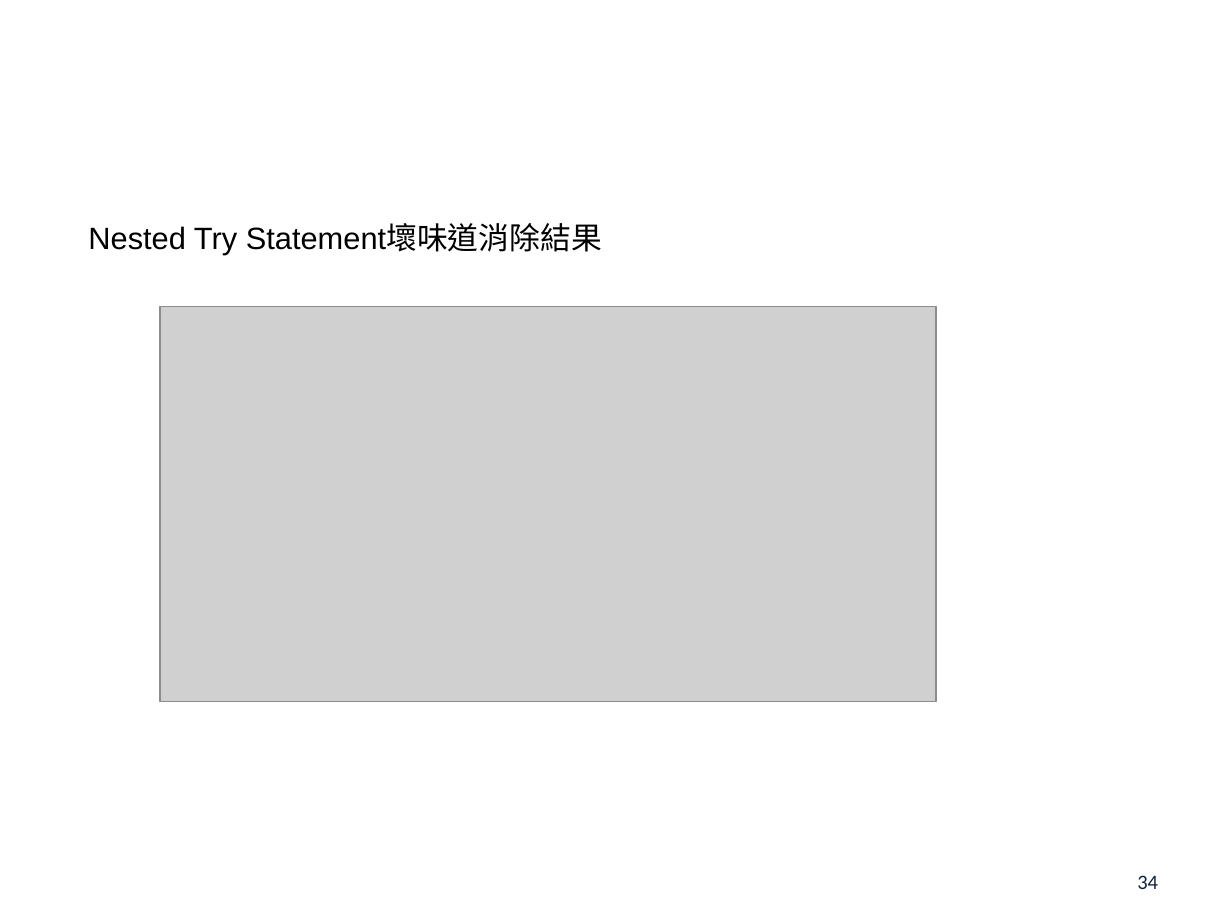
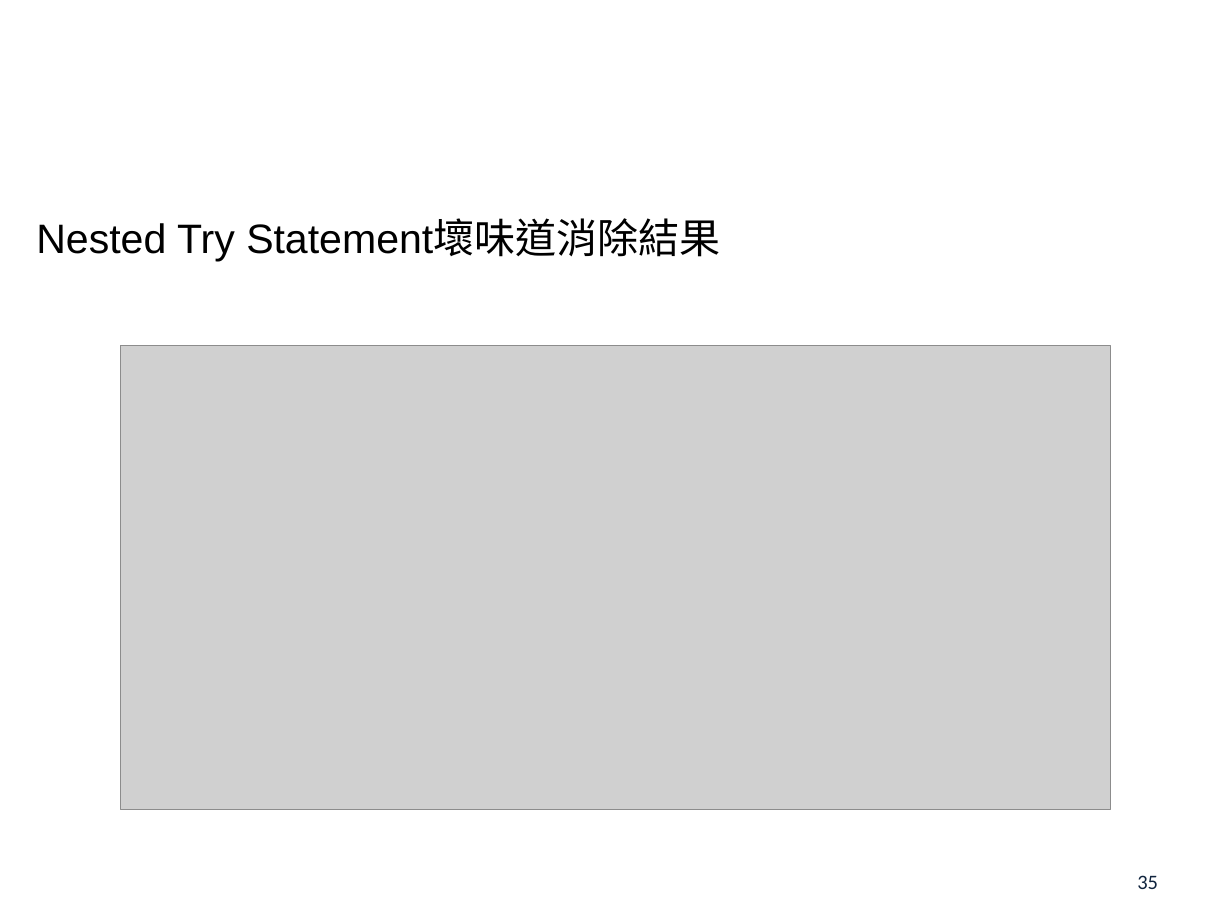
Before and after one commit to s7130457/thesis, a slide deck: slide 35 of 楊雅雯-口試投影片.pptx (slide 34 before the commit). Drawn at 1232x924 pixels with LibreOffice and Linux fonts; fonts in the diff are those of the drawing; grey boxes stand for pictures; background and template pictures are left out. Boxes give left, top, right and bottom in pixels: in the first picture for what was removed or moved away, otherwise in the second. Text is boxed around its words. In the diff, an @@ line names an element or a change of style, - is before the commit and + after.

```diff
--- a/楊雅雯-口試投影片.pptx
+++ b/楊雅雯-口試投影片.pptx
@@ text "Nested Try Statement壞味道消除結果": place and size @@
-text "Nested Try Statement壞味道消除結果" at <box>88,225,602,255</box>
+text "Nested Try Statement壞味道消除結果" at <box>36,221,721,262</box>
@@ text "Nested Try Statement壞味道消除結果" at <box>36,221,721,262</box>: size 18 to 24 pt @@
@@ picture: place and size @@
-picture at <box>160,307,936,702</box>
+picture at <box>121,346,1110,809</box>
@@ page number at <box>1137,875,1158,889</box>: text changed @@
-34
+35
```
Also in this commit, not shown: 25 other slides changed, 1 slide added, 2 other files.
